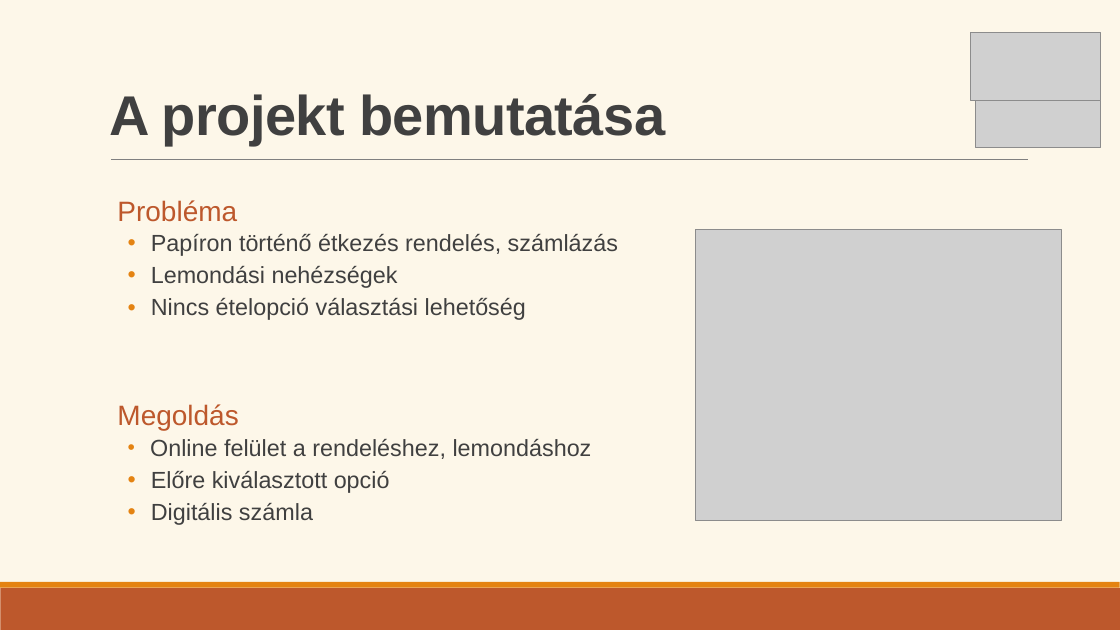
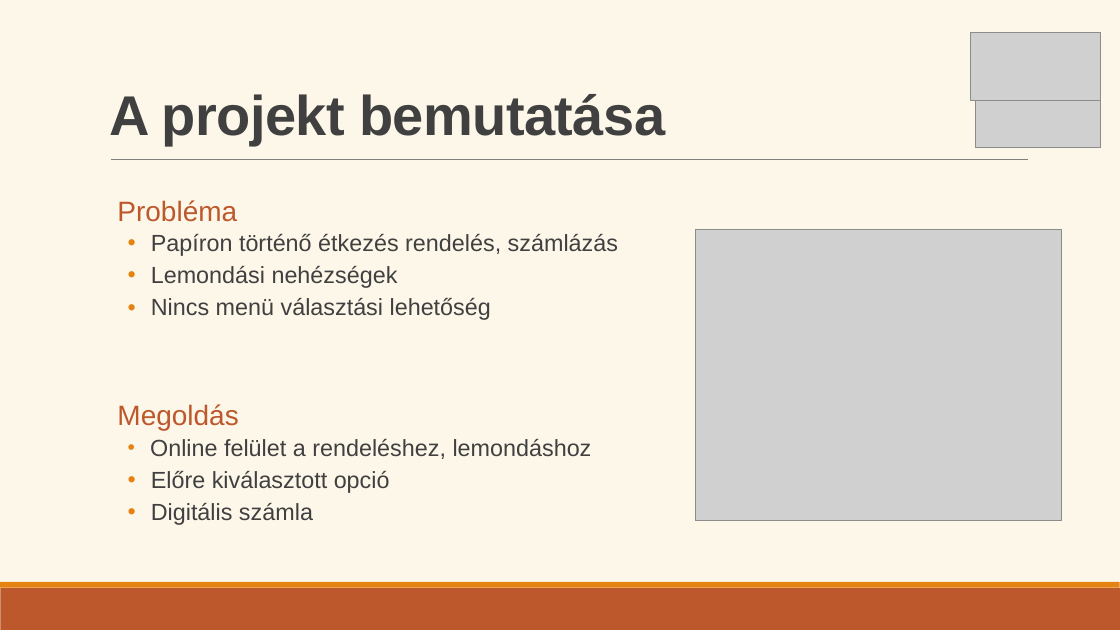
Before and after one commit to Ella50/13_S1_1_vizsgaremek, a slide deck: slide 4 of Dokumentációhoz/Prezentáció/eMenza_AtkariAriella_FarkasDominik.pptx (slide 2 before the commit). Drawn at 1120x630 pixels with LibreOffice and Linux fonts; fonts in the diff are those of the drawing; grey boxes stand for pictures. Boxes give left, top, right and bottom in pixels: in the first picture for what was removed or moved away, otherwise in the second. Text is boxed around its words. In the diff, an @@ line names an element or a change of style, - is before the commit and + after.

```diff
--- a/Dokumentációhoz/Prezentáció/eMenza_AtkariAriella_FarkasDominik.pptx
+++ b/Dokumentációhoz/Prezentáció/eMenza_AtkariAriella_FarkasDominik.pptx
@@ text at (151, 298, 491, 320): text changed @@
-  • Nincs ételopció választási lehetőség
+  • Nincs menü választási lehetőség
```
Also in this commit, not shown: 2 other slides changed, 3 slides added.
